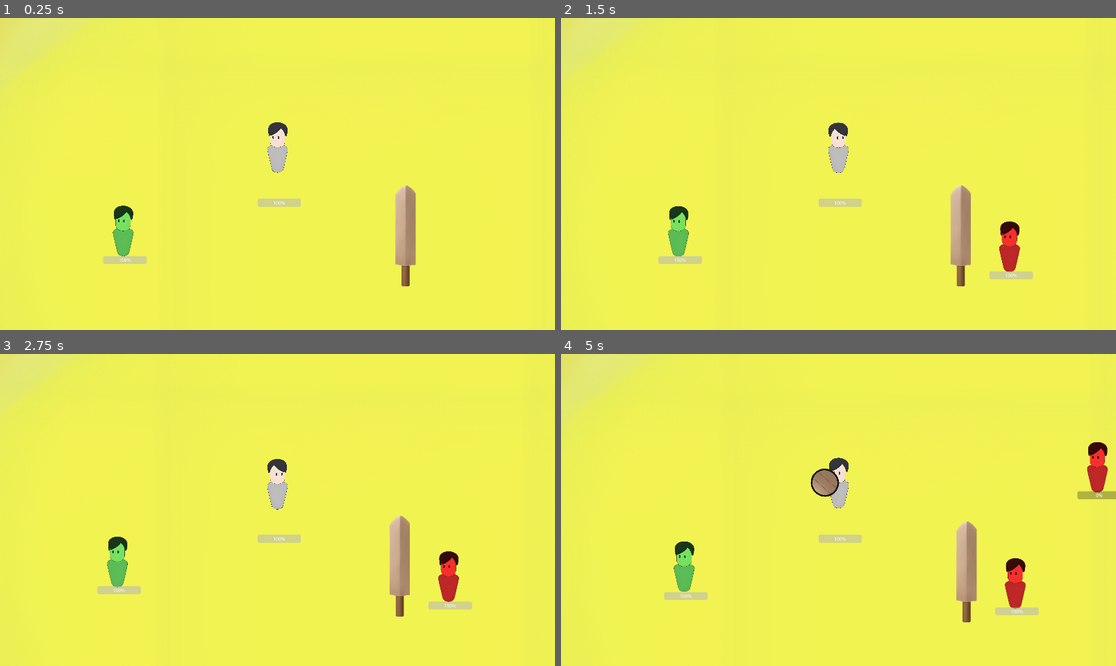
Above: before the commit, frames 1-4 (two rows, left to right).
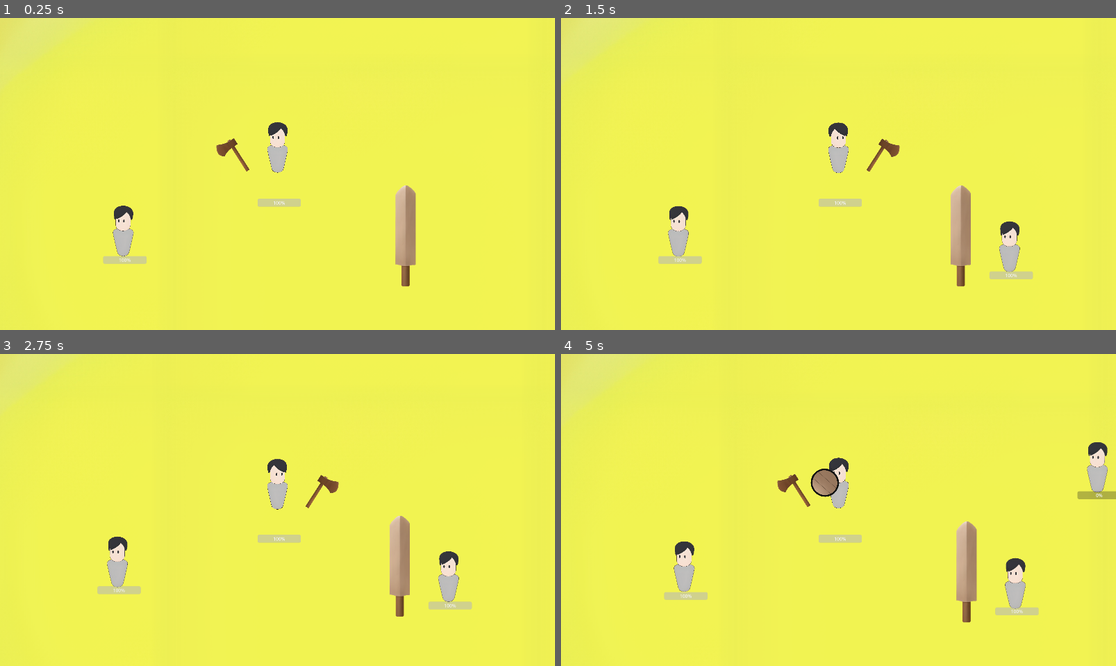
Above: after the commit, the same moments.

Repository: CAHTA123/Light-in-the-Dark
Game: Godot game, scene res://scenes/Game/game.tscn
Two runs of this game, one before a commit and one after it. Both use one fixed random seed, a clock stepped at 60 frames per second and the inputs below.
Inputs (mouse positions are in pixels of both pictures, inside the frame that each line leads up to):
- Up to frame 1 (0.25 s): no input
- Up to frame 2 (1.5 s): move the mouse to (960, 158) at 0.52 s; tap A (A) at 0.6 s; tap D (D) at 0.8, 1.35 s; move the mouse to (727, 189) at 1.27 s
- Up to frame 3 (2.75 s): tap S (S) at 1.55, 2.1 s; move the mouse to (333, 441) at 2.02 s; tap W (W) at 2.3 s
- Up to frame 4 (5 s): move the mouse to (810, 572) at 2.77 s; tap W (W) at 2.85 s; click (810, 572) at 3.05 s; move the mouse to (1005, 556) at 3.52 s; hold Right mouse button (block) 3.53-4.28 s; click (1005, 556) at 3.6 s; move the mouse to (672, 463) at 4.27 s; right-click (672, 463) at 4.35 s; tap A (A) at 4.55 s

The runs differ from the first frame. In frame 1, 0.6% of the frame differs, in the area x 20-45%, y 38-77%; in frame 2, 1.1%; in frame 3, 1.1%; in frame 4, 1.6%, in the area x 20-99%, y 28-82%.

Commit message:
c

Diff:
--- a/scenes/Enemy/enemy.tscn
+++ b/scenes/Enemy/enemy.tscn
@@ -15,6 +15,5 @@
 debug_color = Color(0.868136, 0.300206, 0.48499, 0.42)
 
 [node name="Skin" parent="Skin" index="0"]
-self_modulate = Color(1, 0.21, 0.21, 1)
 scale = Vector2(0.1, 0.1)
 texture = ExtResource("3_q58cx")
--- a/scenes/Player/player.tscn
+++ b/scenes/Player/player.tscn
@@ -1,9 +1,11 @@
-[gd_scene load_steps=10 format=3 uid="uid://wcix67e82g86"]
+[gd_scene load_steps=17 format=3 uid="uid://wcix67e82g86"]
 
 [ext_resource type="PackedScene" uid="uid://cip765xbasefc" path="res://scenes/body/body.tscn" id="1_edq0g"]
 [ext_resource type="Script" path="res://scenes/Player/player.gd" id="2_d1fyn"]
 [ext_resource type="Script" path="res://scenes/Player/Move.gd" id="2_nw2w3"]
 [ext_resource type="Texture2D" uid="uid://bxcytu2p1emoc" path="res://sprites/Player/player.png" id="3_172ki"]
+[ext_resource type="Texture2D" uid="uid://crin3cuagksw0" path="res://sprites/weapon/shield/SH1.png" id="4_p0jpk"]
+[ext_resource type="Texture2D" uid="uid://c2xpalg04sx3e" path="res://sprites/weapon/axe/A1.png" id="5_6o2dv"]
 [ext_resource type="Script" path="res://scenes/Player/dash.gd" id="6_6ri0j"]
 [ext_resource type="Script" path="res://scenes/Player/shoot.gd" id="7_7v0gg"]
 [ext_resource type="Script" path="res://scenes/Player/State.gd" id="7_ys55f"]
@@ -12,6 +14,99 @@
 [sub_resource type="CapsuleShape2D" id="CapsuleShape2D_0gver"]
 radius = 36.0
 height = 176.84
+
+[sub_resource type="Animation" id="Animation_2c4pv"]
+resource_name = "attack"
+step = 0.0333333
+tracks/0/type = "value"
+tracks/0/imported = false
+tracks/0/enabled = true
+tracks/0/path = NodePath("Skin/Weapon:rotation")
+tracks/0/interp = 1
+tracks/0/loop_wrap = true
+tracks/0/keys = {
+"times": PackedFloat32Array(0, 0.5),
+"transitions": PackedFloat32Array(1, 1),
+"update": 0,
+"values": [-0.837758, -2.18864]
+}
+
+[sub_resource type="Animation" id="Animation_lyjay"]
+length = 0.001
+tracks/0/type = "value"
+tracks/0/imported = false
+tracks/0/enabled = true
+tracks/0/path = NodePath("Skin/Weapon:rotation")
+tracks/0/interp = 1
+tracks/0/loop_wrap = true
+tracks/0/keys = {
+"times": PackedFloat32Array(0),
+"transitions": PackedFloat32Array(1),
+"update": 0,
+"values": [-0.837758]
+}
+tracks/1/type = "value"
+tracks/1/imported = false
+tracks/1/enabled = true
+tracks/1/path = NodePath("Skin/Shield:scale")
+tracks/1/interp = 1
+tracks/1/loop_wrap = true
+tracks/1/keys = {
+"times": PackedFloat32Array(0),
+"transitions": PackedFloat32Array(1),
+"update": 0,
+"values": [Vector2(1, 1)]
+}
+tracks/2/type = "value"
+tracks/2/imported = false
+tracks/2/enabled = true
+tracks/2/path = NodePath("Skin/Tool:rotation")
+tracks/2/interp = 1
+tracks/2/loop_wrap = true
+tracks/2/keys = {
+"times": PackedFloat32Array(0),
+"transitions": PackedFloat32Array(1),
+"update": 0,
+"values": [-0.565487]
+}
+
+[sub_resource type="Animation" id="Animation_vg1vu"]
+resource_name = "block"
+tracks/0/type = "value"
+tracks/0/imported = false
+tracks/0/enabled = true
+tracks/0/path = NodePath("Skin/Shield:scale")
+tracks/0/interp = 1
+tracks/0/loop_wrap = true
+tracks/0/keys = {
+"times": PackedFloat32Array(0, 0.5, 1),
+"transitions": PackedFloat32Array(1, 1, 1),
+"update": 0,
+"values": [Vector2(1, 1), Vector2(1.11, 1.11), Vector2(1, 1)]
+}
+
+[sub_resource type="Animation" id="Animation_tmwag"]
+resource_name = "farm"
+tracks/0/type = "value"
+tracks/0/imported = false
+tracks/0/enabled = true
+tracks/0/path = NodePath("Skin/Tool:rotation")
+tracks/0/interp = 1
+tracks/0/loop_wrap = true
+tracks/0/keys = {
+"times": PackedFloat32Array(0, 0.5, 1),
+"transitions": PackedFloat32Array(1, 1, 1),
+"update": 0,
+"values": [0.0, -0.565487, 0.0]
+}
+
+[sub_resource type="AnimationLibrary" id="AnimationLibrary_di781"]
+_data = {
+"RESET": SubResource("Animation_lyjay"),
+"attack": SubResource("Animation_2c4pv"),
+"block": SubResource("Animation_vg1vu"),
+"farm": SubResource("Animation_tmwag")
+}
 
 [node name="Player" instance=ExtResource("1_edq0g")]
 collision_layer = 2
@@ -30,7 +125,6 @@
 offset = Vector2(0, -910)
 
 [node name="Weapon" parent="Skin" index="1"]
-visible = true
 position = Vector2(-10, -56)
 rotation = -0.837758
 scale = Vector2(0.35, 0.35)
@@ -41,7 +135,30 @@
 [node name="Skin" parent="Skin/Weapon/shape" index="1"]
 offset = Vector2(0, -175)
 
+[node name="Shield" type="Node2D" parent="Skin" index="2"]
+visible = false
+
+[node name="Sprite2D" type="Sprite2D" parent="Skin/Shield" index="0"]
+position = Vector2(-10, -80)
+scale = Vector2(0.679688, 0.675781)
+texture = ExtResource("4_p0jpk")
+
+[node name="Tool" type="Node2D" parent="Skin" index="3"]
+rotation = -0.565487
+
+[node name="Area2D" type="Area2D" parent="Skin/Tool" index="0"]
+
+[node name="CollisionShape2D" type="CollisionShape2D" parent="Skin/Tool/Area2D" index="0"]
+
+[node name="Sprite2D" type="Sprite2D" parent="Skin/Tool/Area2D" index="1"]
+position = Vector2(-82, -133.25)
+scale = Vector2(0.548828, 0.411133)
+texture = ExtResource("5_6o2dv")
+
 [node name="Animation" type="AnimationPlayer" parent="." index="4"]
+libraries = {
+"": SubResource("AnimationLibrary_di781")
+}
 
 [node name="Animations" parent="." index="9"]
 script = ExtResource("8_l8gcv")
--- a/scenes/Res/res.tscn
+++ b/scenes/Res/res.tscn
@@ -16,6 +16,5 @@
 shape = SubResource("CircleShape2D_w1erm")
 
 [node name="Skin" parent="Skin" index="0"]
-self_modulate = Color(0.482353, 1, 0.454902, 1)
 scale = Vector2(0.1, 0.1)
 texture = ExtResource("3_0vnmq")
--- a/scenes/body/body.tscn
+++ b/scenes/body/body.tscn
@@ -43,11 +43,39 @@
 "update": 0,
 "values": [Vector2(0, 0)]
 }
+tracks/1/type = "value"
+tracks/1/imported = false
+tracks/1/enabled = true
+tracks/1/path = NodePath("Skin/Skin:self_modulate")
+tracks/1/interp = 1
+tracks/1/loop_wrap = true
+tracks/1/keys = {
+"times": PackedFloat32Array(0),
+"transitions": PackedFloat32Array(1),
+"update": 0,
+"values": [Color(1, 1, 1, 1)]
+}
+
+[sub_resource type="Animation" id="Animation_oisxb"]
+resource_name = "take_damage"
+tracks/0/type = "value"
+tracks/0/imported = false
+tracks/0/enabled = true
+tracks/0/path = NodePath("Skin/Skin:self_modulate")
+tracks/0/interp = 1
+tracks/0/loop_wrap = true
+tracks/0/keys = {
+"times": PackedFloat32Array(0, 0.5, 1),
+"transitions": PackedFloat32Array(1, 1, 1),
+"update": 0,
+"values": [Color(1, 1, 1, 1), Color(0.76, 0.1216, 0.16416, 1), Color(1, 1, 1, 1)]
+}
 
 [sub_resource type="AnimationLibrary" id="AnimationLibrary_nqnlx"]
 _data = {
 "IDLE": SubResource("Animation_7v8o5"),
-"RESET": SubResource("Animation_qyw83")
+"RESET": SubResource("Animation_qyw83"),
+"take_damage": SubResource("Animation_oisxb")
 }
 
 [node name="Body" type="CharacterBody2D"]
Not shown: 1 places in scenes/body/body.tscn that only renumber resources
